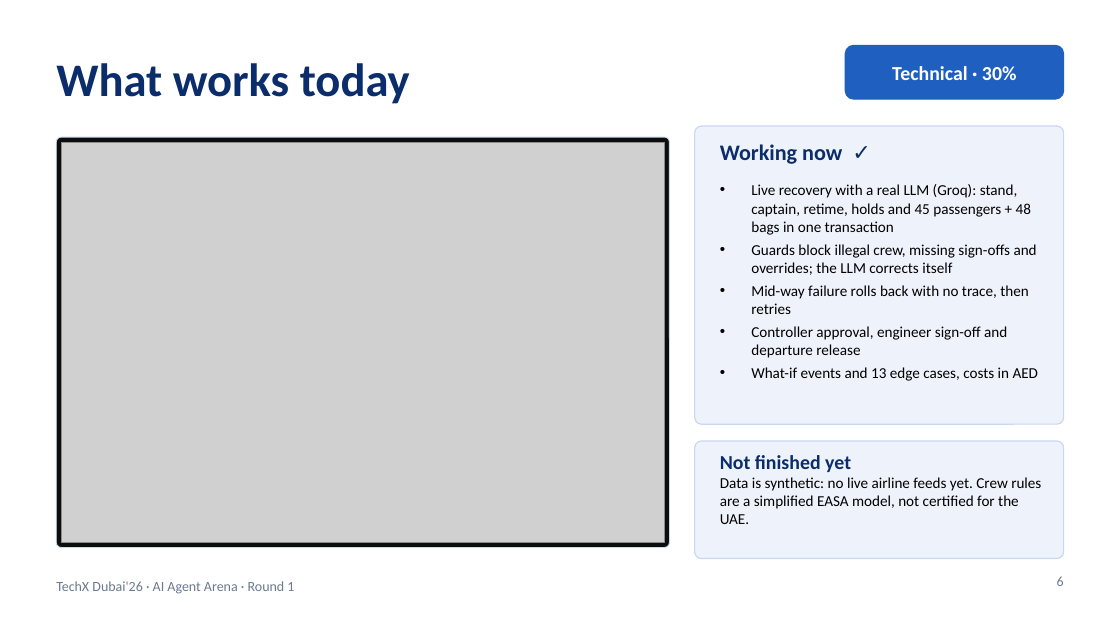
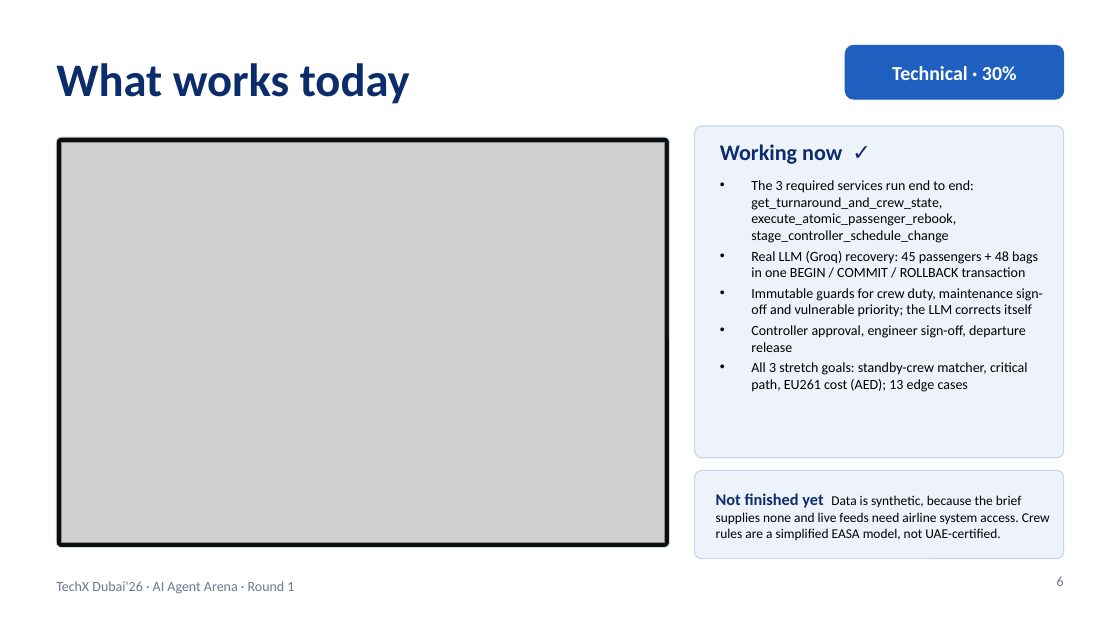
Before and after one commit to RithikhC/EagleX, a slide deck: slide 6 of docs/EagleX_Round1_Submission.pptx. Drawn at 1120x630 pixels with LibreOffice and Linux fonts; fonts in the diff are those of the drawing; grey boxes stand for pictures. Boxes give left, top, right and bottom in pixels: in the first picture for what was removed or moved away, otherwise in the second. Text is boxed around its words. In the diff, an @@ line names an element or a change of style, - is before the commit and + after.

```diff
--- a/docs/EagleX_Round1_Submission.pptx
+++ b/docs/EagleX_Round1_Submission.pptx
@@ rounded rectangle: place and size @@
-rounded rectangle at <box>695,126,1064,424</box>
+rounded rectangle at <box>695,126,1064,458</box>
@@ rounded rectangle at <box>695,126,1064,458</box>: proportions changed @@
@@ text at <box>751,180,1043,392</box>: text changed; size 13 to 12 pt @@
-• Live recovery with a real LLM (Groq): stand, captain, retime, holds and 45 passengers + 48 bags in one transaction
-• Guards block illegal crew, missing sign-offs and overrides; the LLM corrects itself
-• Mid-way failure rolls back with no trace, then retries
-• Controller approval, engineer sign-off and departure release
-• What-if events and 13 edge cases, costs in AED
+• The 3 required services run end to end: get_turnaround_and_crew_state, execute_atomic_passenger_rebook, stage_controller_schedule_change
+• Real LLM (Groq) recovery: 45 passengers + 48 bags in one BEGIN / COMMIT / ROLLBACK transaction
+• Immutable guards for crew duty, maintenance sign-off and vulnerable priority; the LLM corrects itself
+• Controller approval, engineer sign-off, departure release
+• All 3 stretch goals: standby-crew matcher, critical path, EU261 cost (AED); 13 edge cases
@@ rounded rectangle at <box>695,471,1064,559</box>: proportions changed @@
@@ rounded rectangle: place and size @@
-rounded rectangle at <box>695,441,1064,559</box>
+rounded rectangle at <box>695,471,1064,559</box>
@@ text "Not finished yet Data is ..." at <box>716,493,1050,540</box>: vertical alignment top to middle @@
@@ text at <box>716,493,1050,540</box>: text changed; size 13 to 11.5 pt @@
-Not finished yet
-Data is synthetic: no live airline feeds yet. Crew rules are a simplified EASA model, not certified for the UAE.
+Not finished yet Data is synthetic, because the brief supplies none and live feeds need airline system access. Crew rules are a simplified EASA model, not UAE-certified.
```
Also in this commit, not shown: 4 other slides changed, 3 other files.
